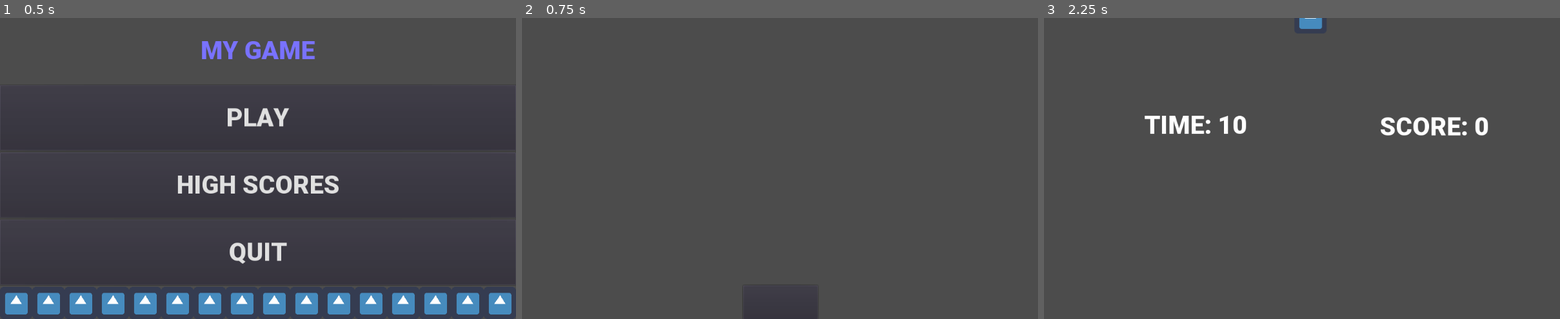
Above: before the commit, frames 1-3 (left to right).
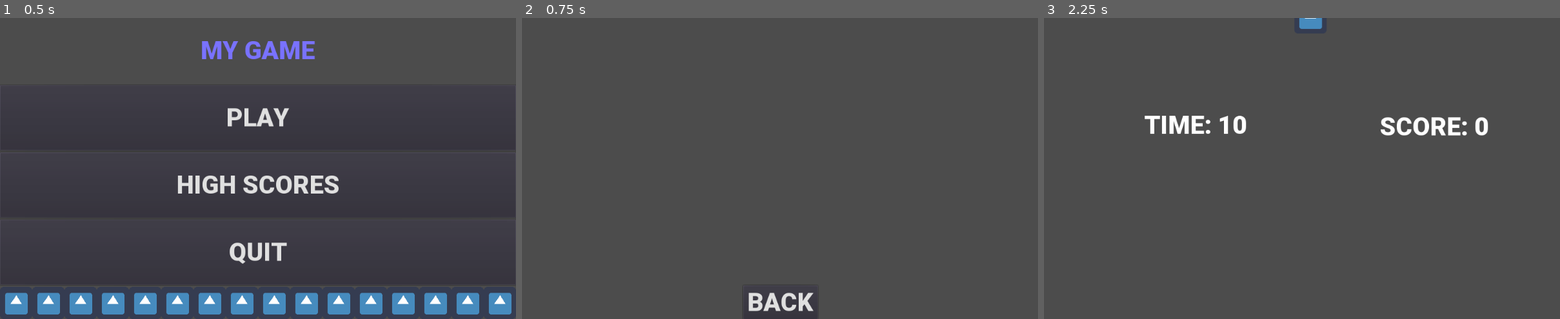
Above: after the commit, the same moments.

Repository: electronstudio/godot_high_scores_tutorial
Game: Godot game, scene res://title_screen.tscn
Two runs of this game, one before a commit and one after it. Both use one fixed random seed, a clock stepped at 60 frames per second and the inputs below. The engine's default icon, where the game draws it, is replaced by a stand-in: a white triangle on a blue panel in a dark square.
Inputs (mouse positions are in pixels of both pictures, inside the frame that each line leads up to):
- Up to frame 1 (0.5 s): no input
- Up to frame 2 (0.75 s): click "HIGH SCORES" at 0.5 s
- Up to frame 3 (2.25 s): click (1302, 300) at 1.25 s; click "PLAY" at 2 s

Frame 1 is identical in both runs. In frame 2, 0.5% of the frame differs, in the area x 43-57%, y 91-98%; in frame 3, nothing differs.

Commit message:
fix button

Diff:
--- a/score_table.tscn
+++ b/score_table.tscn
@@ -30,6 +30,8 @@
 margin_top = 532.601
 margin_right = 587.162
 margin_bottom = 600.601
+custom_fonts/font = ExtResource( 2 )
+text = "BACK"
 __meta__ = {
 "_edit_use_anchors_": false
 }
Not shown, changed: docs/index.html
Not shown, changed: docs/index.pck
